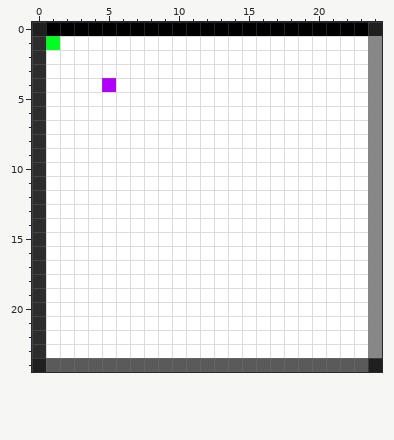
One commit to this pixel-art sprite: src/map.png. That is the earlier state.
The file is 25x25 pixels. Colours within 5 levels of each other are drawn and written as one.
New version:
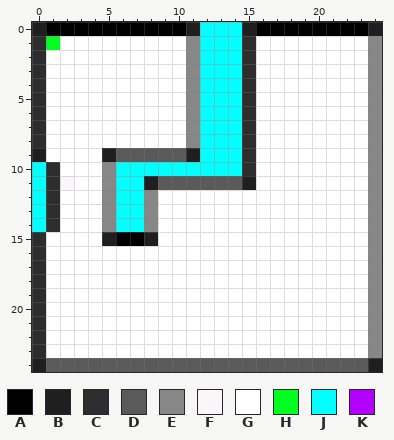
Palette (. is transparent): A #000000  B #1f1f1f  C #2d2d2d  D #5a5a5a  E #878787  F #ffffffe8  G #ffffff  H #00ff21  J #00ffff  K #b200ff
Difference:
Changed rows in their new state; - is an unchanged pixel.
first column x 0:
 0 -----------BJJJB
 1 -----------EJJJC
 2 -----------EJJJC
 3 -----------EJJJC
 4 -----G-----EJJJC
 5 -----------EJJJC
 6 -----------EJJJC
 7 -----------EJJJC
 8 -----------EJJJC
 9 B----BDDDDDBJJJC
10 JC---EJJJJJJJJJC
11 JCF--EJJBDDDDDDB
12 JC---EJJE-------
13 JC---EJJE-------
14 JC---EJJE-------
15 -----BAAB-------
Changed places in both pictures, as pixel boxes (x1, y1, x2, y2):
changed: (32, 22, 256, 246)
